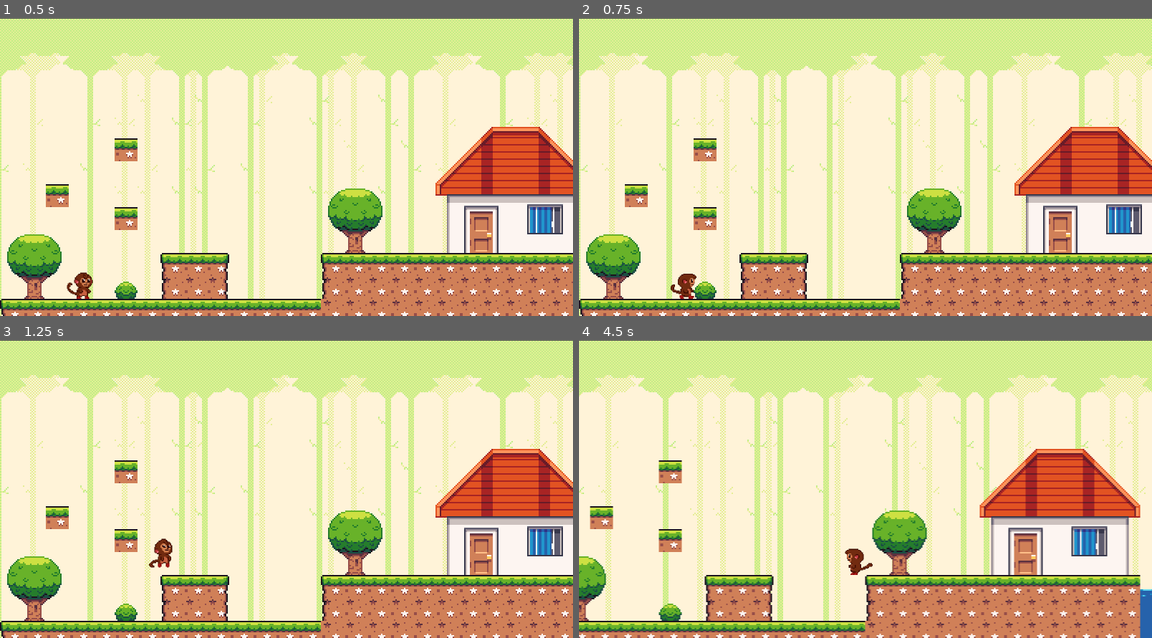
Above: before the commit, frames 1-4 (two rows, left to right).
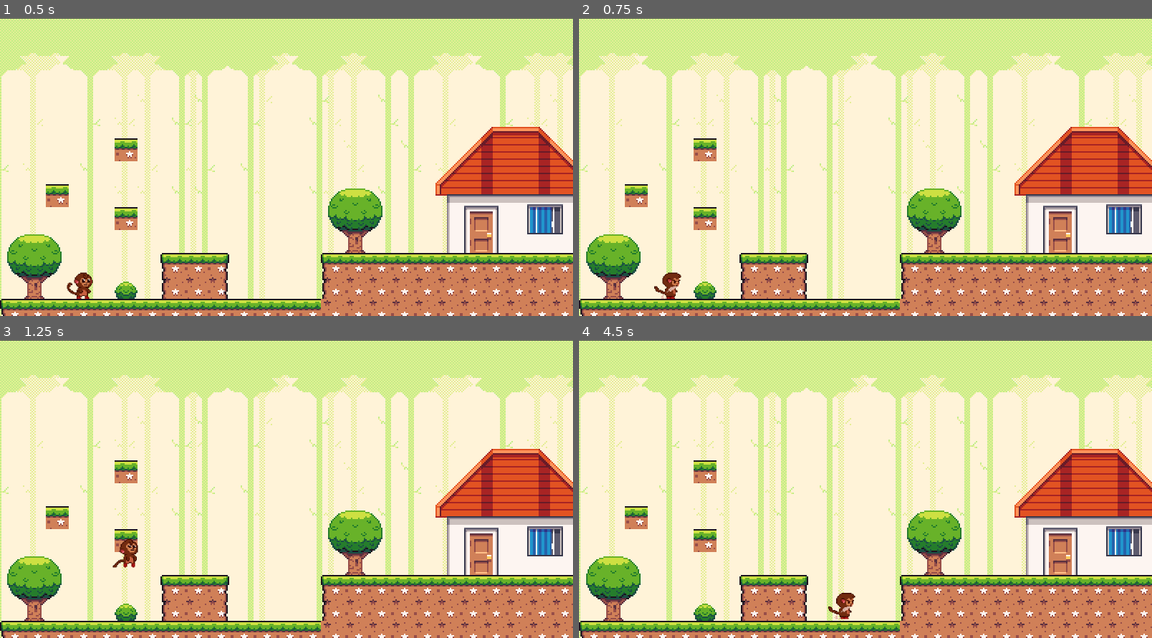
Above: after the commit, the same moments.

Repository: JhosefyRocha/PunchGame
Game: Godot game, scene res://PrimeiraCena.tscn
The game is run twice, just before and just after one commit, with the same random seed, the same clock (stepped at 60 frames per second) and the same inputs.
Inputs:
- Up to frame 1 (0.5 s): no input
- Up to frame 2 (0.75 s): tap Enter (ui_accept) at 0.5 s; hold D (right) from 0.53 s (still down); tap J (hit, bound only after the commit) at 0.6 s
- Up to frame 3 (1.25 s): keep holding D (right); tap Space (jump) at 0.77, 0.8, 1.07 s
- Up to frame 4 (4.5 s): tap Space (jump) at 1.35, 1.52, 1.82, 2.3, 3.02, 3.32, 3.6, 3.77, 4.07 s; tap J (hit, bound only after the commit) at 1.55, 2.1, 2.85, 4.35 s; release D (right) at 2.03 s; hold A (left) 2.03-2.78 s; hold D (right) 2.78-4.28 s; hold A (left) from 4.28 s (still down)

Frame 1 is identical in both runs. In frame 2, 0.4% of the frame differs, in the area x 13-21%, y 85-95%; in frame 3, 0.5%; in frame 4, 40%, in the area x 0-100%, y 0-100%.

Commit message:
feat(player): adiciona ataque, morte e escalada em cipós

Diff:
--- a/entities/player.gd
+++ b/entities/player.gd
@@ -4,25 +4,54 @@
 
 const SPEED = 80.0
 const JUMP_VELOCITY = -300.0
+const HIT_SCALE_FACTOR = 0.25
+const VINE_CLIMB_SPEED = 65.0
+
+var is_hitting := false
+var is_dead := false
+var default_sprite_scale: Vector2
+var vines_in_reach := 0
+
+
+func _ready() -> void:
+	default_sprite_scale = anim.scale
 
 func _physics_process(delta: float) -> void:
-	# Add the gravity.
-	if not is_on_floor():
+	var is_on_vine := vines_in_reach > 0
+	var vertical_direction := Input.get_axis("climb_up", "climb_down")
+
+	# On a vine the player can climb, or hang still without gravity.
+	if is_on_vine and not is_hitting:
+		velocity.y = vertical_direction * VINE_CLIMB_SPEED
+	elif not is_on_floor():
 		velocity += get_gravity() * delta
 
 	# Handle jump.
-	if Input.is_action_just_pressed("jump") and is_on_floor():
+	if is_on_vine and Input.is_action_just_pressed("vine_release"):
 		velocity.y = JUMP_VELOCITY
+		vines_in_reach = 0
+	elif not is_on_vine and Input.is_action_just_pressed("jump") and is_on_floor():
+		velocity.y = JUMP_VELOCITY
+
+	if Input.is_action_just_pressed("hit") and not is_hitting:
+		is_hitting = true
+		velocity.x = 0.0
+		anim.scale = default_sprite_scale * HIT_SCALE_FACTOR
+		anim.play("hit")
 
 	# Get the input direction and handle the movement/deceleration.
 	# As good practice, you should replace UI actions with custom gameplay actions.
 	var direction := Input.get_axis("left", "right")
-	if direction:
+	if is_hitting:
+		velocity.x = 0.0
+	elif direction:
 		velocity.x = direction * SPEED
 	else:
 		velocity.x = move_toward(velocity.x, 0, SPEED)
 
-	if is_on_floor():
+	if is_hitting:
+		pass
+	elif is_on_floor():
 		if direction > 0:
 			anim.flip_h = false
 			anim.play("walk")
@@ -31,7 +60,44 @@
 			anim.play("walk")
 		else:
 			anim.play("idle")
+	elif is_on_vine:
+		anim.play("idle")
 	else:
 		anim.play("jump")
 
 	move_and_slide()
+
+
+func die() -> void:
+	if is_dead:
+		return
+
+	is_dead = true
+	velocity = Vector2.ZERO
+	set_physics_process(false)
+	get_tree().call_group(&"game_menu", &"show_death_screen")
+
+
+func enter_vine() -> void:
+	vines_in_reach += 1
+
+
+func exit_vine() -> void:
+	vines_in_reach = maxi(0, vines_in_reach - 1)
+
+
+func _on_animated_sprite_2d_animation_finished() -> void:
+	if anim.animation == &"hit":
+		is_hitting = false
+
+		# Troca o sprite antes de restaurar a escala para que o ultimo
+		# frame de ataque (128x128) nunca apareca no tamanho normal.
+		var direction := Input.get_axis("left", "right")
+		if not is_on_floor():
+			anim.play("jump")
+		elif direction:
+			anim.play("walk")
+		else:
+			anim.play("idle")
+
+		anim.scale = default_sprite_scale
--- a/entities/player.tscn
+++ b/entities/player.tscn
@@ -14,6 +14,10 @@
 [ext_resource type="Texture2D" uid="uid://bifsfrg73dlhh" path="res://sprites/PunchRunning certo/sprite_03.png" id="11_q0i8f"]
 [ext_resource type="Texture2D" uid="uid://cywm73lytbhha" path="res://sprites/PunchJumping/sprite_04.png" id="12_28s6d"]
 [ext_resource type="Texture2D" uid="uid://cqdby4cxqvuwn" path="res://sprites/PunchJumping/sprite_05.png" id="13_cicqb"]
+[ext_resource type="Texture2D" path="res://sprites/HitPunch/sprite_0.png" id="14_hit0"]
+[ext_resource type="Texture2D" path="res://sprites/HitPunch/sprite_1.png" id="15_hit1"]
+[ext_resource type="Texture2D" path="res://sprites/HitPunch/sprite_2.png" id="16_hit2"]
+[ext_resource type="Texture2D" path="res://sprites/HitPunch/sprite_3.png" id="17_hit3"]
 
 [sub_resource type="AtlasTexture" id="AtlasTexture_qly61"]
 atlas = ExtResource("2_rfe5m")
@@ -94,6 +98,23 @@
 }, {
 "frames": [{
 "duration": 1.0,
+"texture": ExtResource("14_hit0")
+}, {
+"duration": 1.0,
+"texture": ExtResource("15_hit1")
+}, {
+"duration": 1.0,
+"texture": ExtResource("16_hit2")
+}, {
+"duration": 1.0,
+"texture": ExtResource("17_hit3")
+}],
+"loop": false,
+"name": &"hit",
+"speed": 14.0
+}, {
+"frames": [{
+"duration": 1.0,
 "texture": SubResource("AtlasTexture_7db53")
 }, {
 "duration": 1.0,
--- a/project.godot
+++ b/project.godot
@@ -43,6 +43,28 @@
 , Object(InputEventKey,"resource_local_to_scene":false,"resource_name":"","device":-1,"window_id":0,"alt_pressed":false …(183 unchanged characters)…
 ]
 }
+hit={
+"deadzone": 0.2,
+"events": [Object(InputEventKey,"resource_local_to_scene":false,"resource_name":"","device":-1,"window_id":0,"alt_pressed":false,"shift_pressed":false,"ctrl_pressed":false,"meta_pressed":false,"pressed":false,"keycode":0,"physical_keycode":74,"key_label":0,"unicode":106,"location":0,"echo":false,"script":null)
+]
+}
+climb_up={
+"deadzone": 0.2,
+"events": [Object(InputEventKey,"resource_local_to_scene":false,"resource_name":"","device":-1,"window_id":0,"alt_pressed":false,"shift_pressed":false,"ctrl_pressed":false,"meta_pressed":false,"pressed":false,"keycode":0,"physical_keycode":87,"key_label":0,"unicode":119,"location":0,"echo":false,"script":null)
+, Object(InputEventKey,"resource_local_to_scene":false,"resource_name":"","device":-1,"window_id":0,"alt_pressed":false,"shift_pressed":false,"ctrl_pressed":false,"meta_pressed":false,"pressed":false,"keycode":0,"physical_keycode":4194320,"key_label":0,"unicode":0,"location":0,"echo":false,"script":null)
+]
+}
+climb_down={
+"deadzone": 0.2,
+"events": [Object(InputEventKey,"resource_local_to_scene":false,"resource_name":"","device":-1,"window_id":0,"alt_pressed":false,"shift_pressed":false,"ctrl_pressed":false,"meta_pressed":false,"pressed":false,"keycode":0,"physical_keycode":83,"key_label":0,"unicode":115,"location":0,"echo":false,"script":null)
+, Object(InputEventKey,"resource_local_to_scene":false,"resource_name":"","device":-1,"window_id":0,"alt_pressed":false,"shift_pressed":false,"ctrl_pressed":false,"meta_pressed":false,"pressed":false,"keycode":0,"physical_keycode":4194322,"key_label":0,"unicode":0,"location":0,"echo":false,"script":null)
+]
+}
+vine_release={
+"deadzone": 0.2,
+"events": [Object(InputEventKey,"resource_local_to_scene":false,"resource_name":"","device":-1,"window_id":0,"alt_pressed":false,"shift_pressed":false,"ctrl_pressed":false,"meta_pressed":false,"pressed":false,"keycode":0,"physical_keycode":32,"key_label":0,"unicode":32,"location":0,"echo":false,"script":null)
+]
+}
 
 [physics]
 
Binary file added: sprites/HitPunch/sprite_0.png
Not shown, added: sprites/HitPunch/sprite_0.png.import
Binary file added: sprites/HitPunch/sprite_1.png
Not shown, added: sprites/HitPunch/sprite_1.png.import
Binary file added: sprites/HitPunch/sprite_2.png
Not shown, added: sprites/HitPunch/sprite_2.png.import
Binary file added: sprites/HitPunch/sprite_3.png
Not shown, added: sprites/HitPunch/sprite_3.png.import
